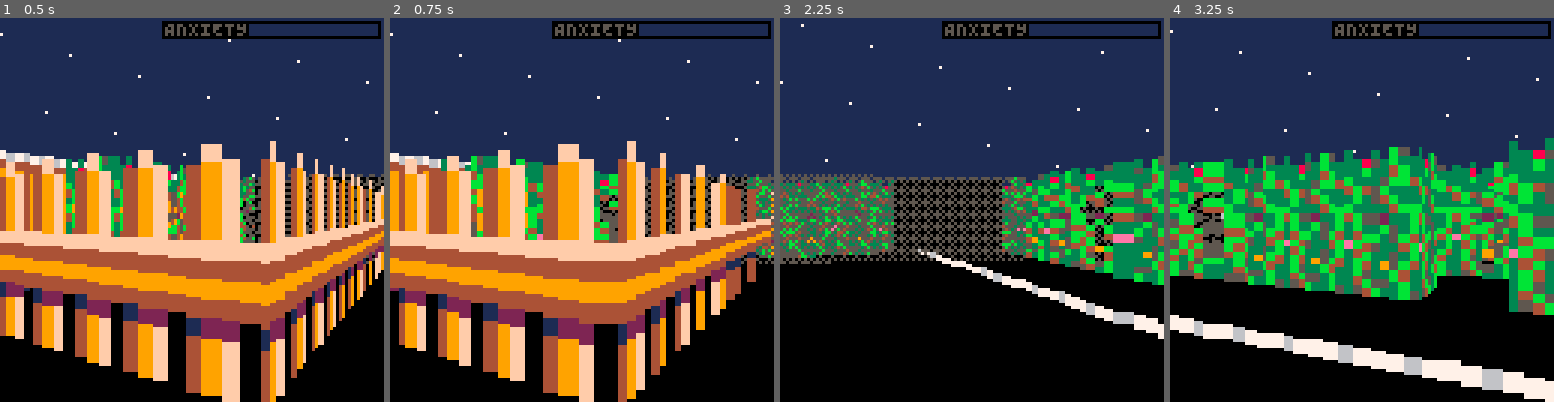
Above: before the commit, frames 1-4 (left to right).
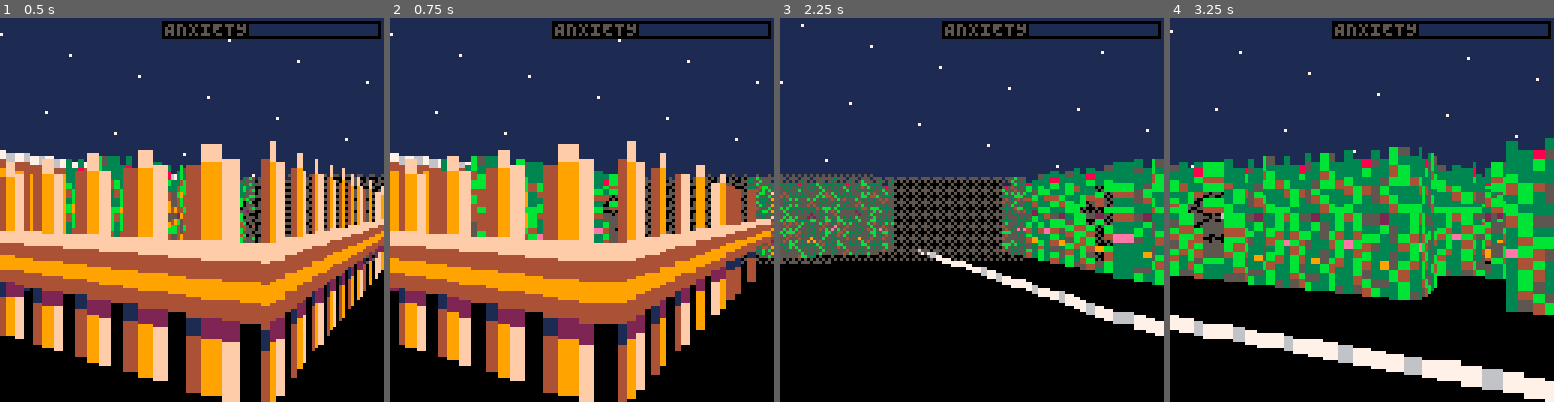
Above: after the commit, the same moments.

Repository: jcwilk/anx
Game: PICO-8 cartridge anx.p8
Two runs of this game, one before a commit and one after it. Both use one fixed random seed, a clock stepped at 60 frames per second and the inputs below.
Inputs:
- Up to frame 1 (0.5 s): tap X (X key) at 0.33 s
- Up to frame 2 (0.75 s): tap O (Z key) at 0.7 s
- Up to frame 3 (2.25 s): tap X (X key) at 1.07, 1.85 s; hold Right 1.6-2.1 s; tap O (Z key) at 1.7, 2.1 s; hold Up from 2.15 s (still down)
- Up to frame 4 (3.25 s): release Up at 2.42 s; hold Right 2.47-3.03 s; tap O (Z key) at 2.5, 2.9 s; tap X (X key) at 2.97 s; hold Left from 3.08 s (still down)

Frame 1 is identical in both runs. In frame 2, 0.7% of the frame differs, in the area x 22-56%, y 35-93%; in frame 3, 0.8%; in frame 4, 0.9%, in the area x 78-89%, y 32-77%.

Commit message:
Add some more popups and block from stealing

Diff:
--- a/anx.p8
+++ b/anx.p8
@@ -653,6 +653,10 @@
    if is_sprite_wall(sprite_id) and is_sprite_wall_solid(sprite_id) then
     return orig
    end
+   if is_sprite_door(sprite_id) and has_unpaid_whisky() then
+    fail_steal_whisky()
+    return orig
+   end
   end
 
   return val
@@ -682,13 +686,13 @@
   local m_to_p=mob.coords-player.coords
   local distance=m_to_p:tomagnitude()
   if distance < 4 then
-   -- if abs(mob:turn_towards(player)) < .1 then
-   --   if distance > 2 then
-   --     mob:apply_movement(m_to_p/distance*-.04)
-   --   else
-   --     mob:talk()
-   --   end
-   -- end
+   if abs(mob:turn_towards(player)) < .1 then
+    if distance > 2 then
+     mob:apply_movement(m_to_p/distance*-.04)
+    else
+     mob:talk()
+    end
+   end
   end
  end
 
@@ -746,6 +750,8 @@
   if coin_count >= 5 then
    mob:kill()
    add_whisky()
+  else
+   fail_whisky()
   end
  end
 
@@ -1282,6 +1288,7 @@
 
 coin_count=0
 function add_coin()
+ popup("fOUND A COIN!",30,10,true)
  coin_count+=1
 end
 
@@ -1291,13 +1298,26 @@
 
 has_whisky=false
 function add_whisky()
+ popup("pICKED UP WHISKY!",30,9,true)
  has_whisky=true
+end
+
+function fail_whisky()
+ popup("nOT ENOUGH COINS, NEED 5!",20,9)
+end
+
+function fail_steal_whisky()
+ popup("cAN'T LEAVE WITHOUT PAYING!",30,9)
+end
+
+function has_unpaid_whisky()
+ return has_whisky and coin_count > 0
 end
 
 making_payment=false
 function make_payment()
- if has_whisky and coin_count > 0 then
-  popup("pAYING FOR WHISKY...",20,11)
+ if has_unpaid_whisky() then
+  popup("pAYING FOR WHISKY...",10,11)
   making_payment = true
  end
 end
--- a/main.lua
+++ b/main.lua
@@ -503,6 +503,7 @@
 
 coin_count=0
 function add_coin()
+  popup("fOUND A COIN!",30,10,true)
   coin_count+=1
 end
 
@@ -512,13 +513,26 @@
 
 has_whisky=false
 function add_whisky()
+  popup("pICKED UP WHISKY!",30,9,true)
   has_whisky=true
+end
+
+function fail_whisky()
+  popup("nOT ENOUGH COINS, NEED 5!",20,9)
+end
+
+function fail_steal_whisky()
+  popup("cAN'T LEAVE WITHOUT PAYING!",30,9)
+end
+
+function has_unpaid_whisky()
+  return has_whisky and coin_count > 0
 end
 
 making_payment=false
 function make_payment()
-  if has_whisky and coin_count > 0 then
-    popup("pAYING FOR WHISKY...",20,11)
+  if has_unpaid_whisky() then
+    popup("pAYING FOR WHISKY...",10,11)
     making_payment = true
   end
 end
--- a/sprites.p8
+++ b/sprites.p8
@@ -653,6 +653,10 @@
       if is_sprite_wall(sprite_id) and is_sprite_wall_solid(sprite_id) then
         return orig
       end
+      if is_sprite_door(sprite_id) and has_unpaid_whisky() then
+        fail_steal_whisky()
+        return orig
+      end
     end
 
     return val
@@ -682,13 +686,13 @@
     local m_to_p=mob.coords-player.coords
     local distance=m_to_p:tomagnitude()
     if distance < 4 then
-      -- if abs(mob:turn_towards(player)) < .1 then
-      --   if distance > 2 then
-      --     mob:apply_movement(m_to_p/distance*-.04)
-      --   else
-      --     mob:talk()
-      --   end
-      -- end
+      if abs(mob:turn_towards(player)) < .1 then
+        if distance > 2 then
+          mob:apply_movement(m_to_p/distance*-.04)
+        else
+          mob:talk()
+        end
+      end
     end
   end
 
@@ -746,6 +750,8 @@
     if coin_count >= 5 then
       mob:kill()
       add_whisky()
+    else
+      fail_whisky()
     end
   end
 
